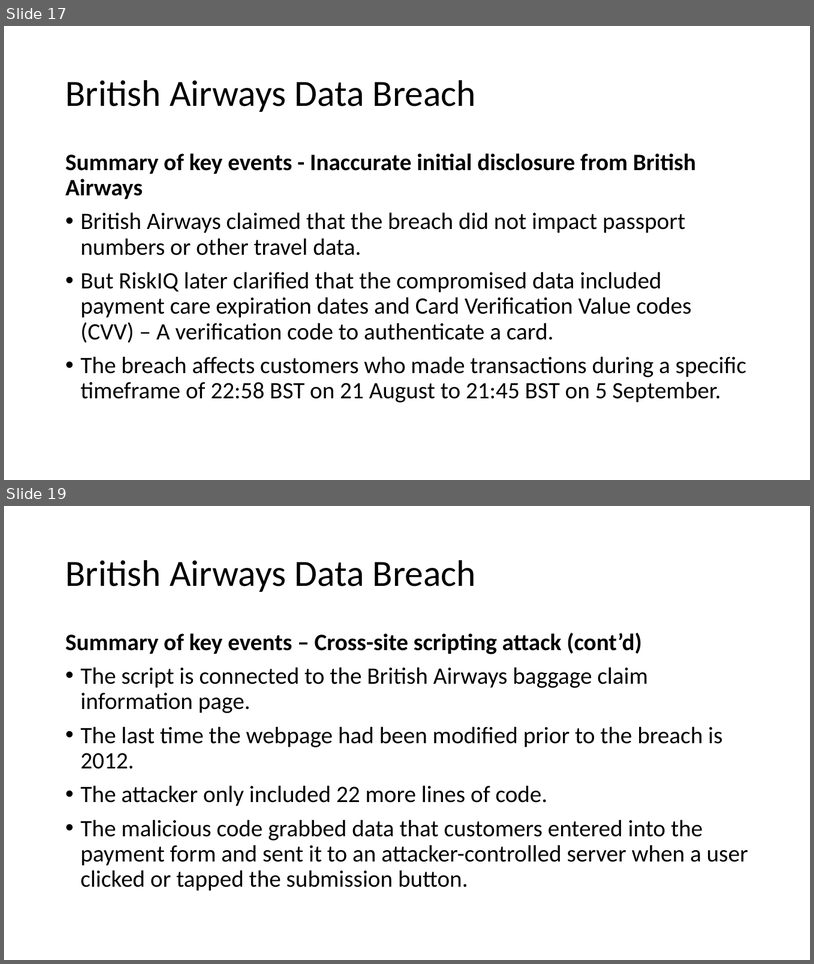
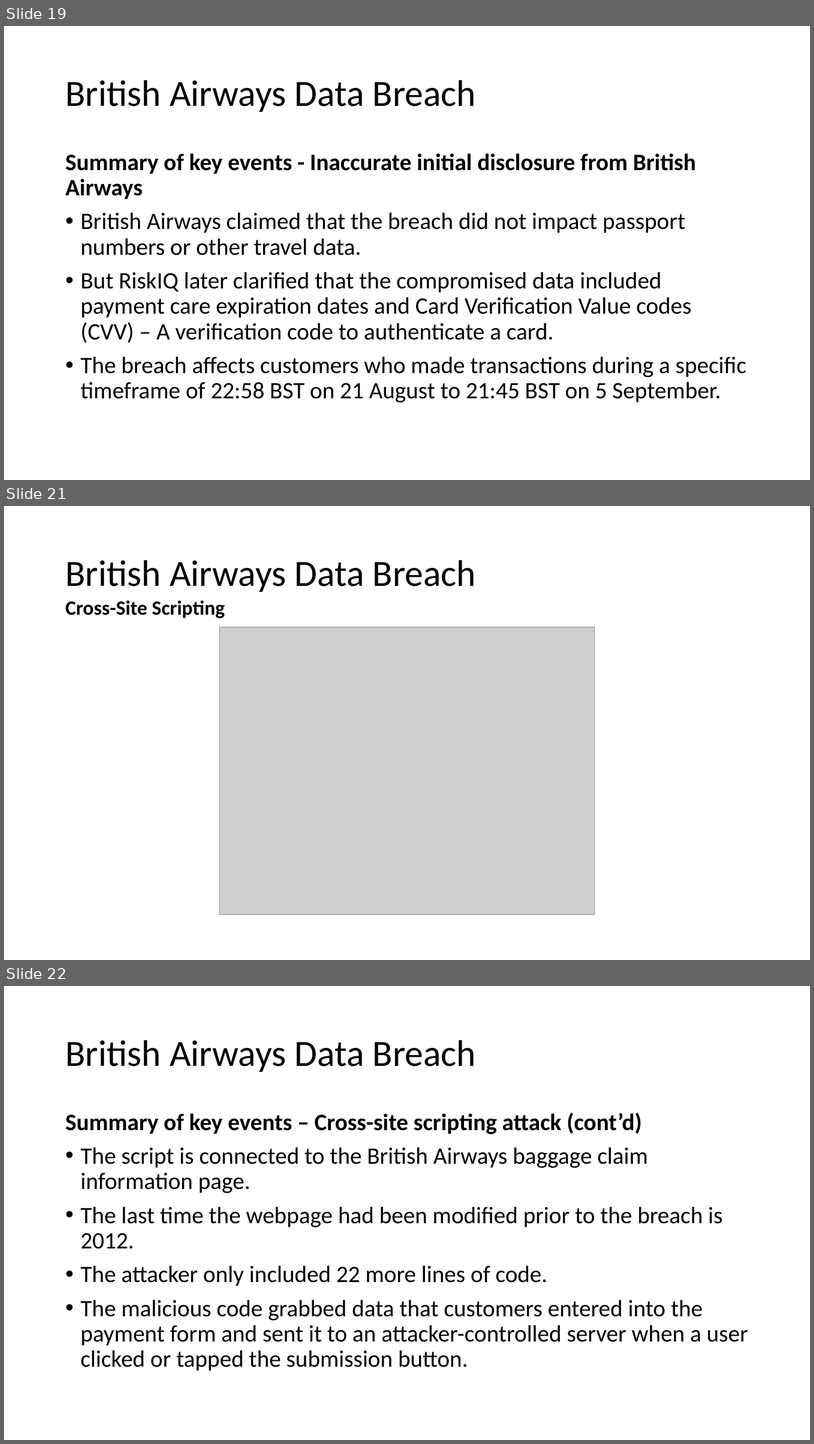
Before and after one commit to nicholasneo78/regression-analysis, a slide deck: CE4062-project.pptx. Shown one above the other, each under a label of ours: slides 17 and 19 before the commit, slides 19, 21 and 22 after it; the slides between them are not shown. The pictures are 814x964 and 814x1444 pixels, drawn with LibreOffice and Linux fonts; fonts in the diff are those of the drawing; grey boxes stand for pictures. Boxes give left, top, right and bottom in pixels: in the first picture for what was removed or moved away, otherwise in the second. Text is boxed around its words. In the diff, an @@ line names an element or a change of style, - is before the commit and + after.

```diff
--- a/CE4062-project.pptx
+++ b/CE4062-project.pptx
@@ slide 21 added at box(4, 506, 810, 960), background #FFFFFF @@
@@ title added at box(65, 560, 477, 592), 44 pt, text #000000 @@
+British Airways Data Breach
@@ text added at box(65, 600, 225, 618), 24 pt, text #000000, bold @@
+Cross-Site Scripting
@@ picture added at box(219, 627, 595, 915) @@
@@ what was slide 17 is now slide 19 @@
@@ what was slide 19 is now slide 22 @@
```
Also in this commit, not shown: 4 slides changed, 5 other slides added, 2 slides removed.
